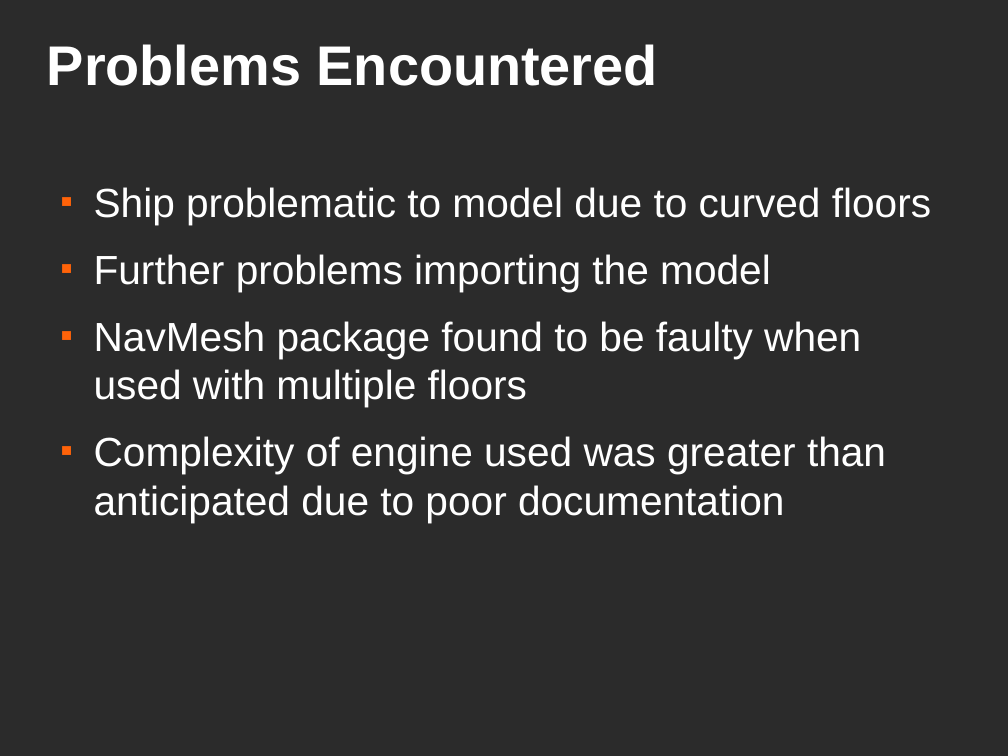
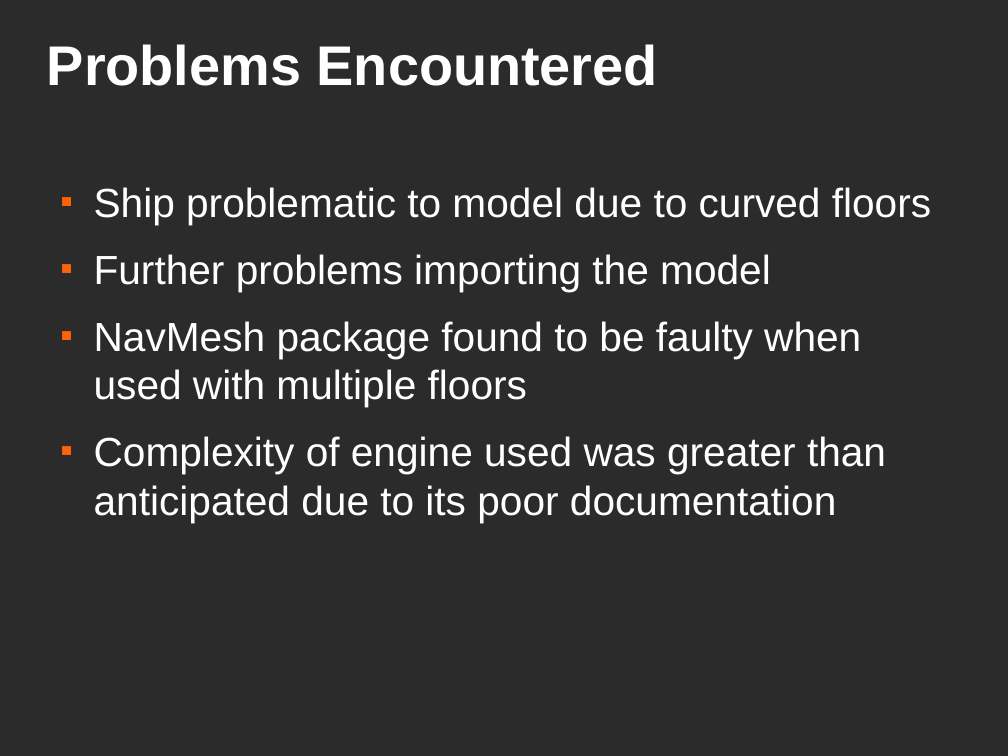
Before and after one commit to dantomosoiu/teamproject, a slide deck: slide 41 of Presentation/TeamProjectPresentationv5.odp. Drawn at 1008x756 pixels with LibreOffice and Linux fonts; fonts in the diff are those of the drawing; background and template pictures are left out; a plain dark background stands for a picture behind light text. Boxes give left, top, right and bottom in pixels: in the first picture for what was removed or moved away, otherwise in the second. Text is boxed around its words. In the diff, an @@ line names an element or a change of style, - is before the commit and + after.

```diff
--- a/Presentation/TeamProjectPresentationv5.odp
+++ b/Presentation/TeamProjectPresentationv5.odp
@@ text at [94, 436, 886, 523]: text changed @@
-■ Complexity of engine used was greater than anticipated due to poor documentation
+■ Complexity of engine used was greater than anticipated due to its poor documentation
```
Also in this commit, not shown: 9 other slides changed.
